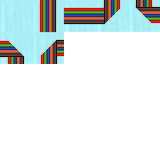
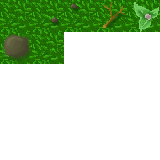
Two versions of the same layered image (160x160). Layer-by-layer changes:
added layer "Layer 7" above "Layer 6" over left=32, top=32, right=64, bottom=64
added layer "Layer 6" above "Layer 5" over left=0, top=32, right=32, bottom=64
added layer "Layer 5" above "Layer 4" over left=128, top=0, right=160, bottom=32
added layer "Layer 4" above "Layer 3" over left=96, top=0, right=129, bottom=32
added layer "Layer 3" above "Layer 2" over left=64, top=0, right=96, bottom=32
added layer "Layer 2" above "Layer 1" over left=32, top=0, right=64, bottom=32
"Layer 1": opacity 80% → 100%, painted on it over left=0, top=0, right=160, bottom=64
removed layer "Background copy" over left=0, top=0, right=160, bottom=64
